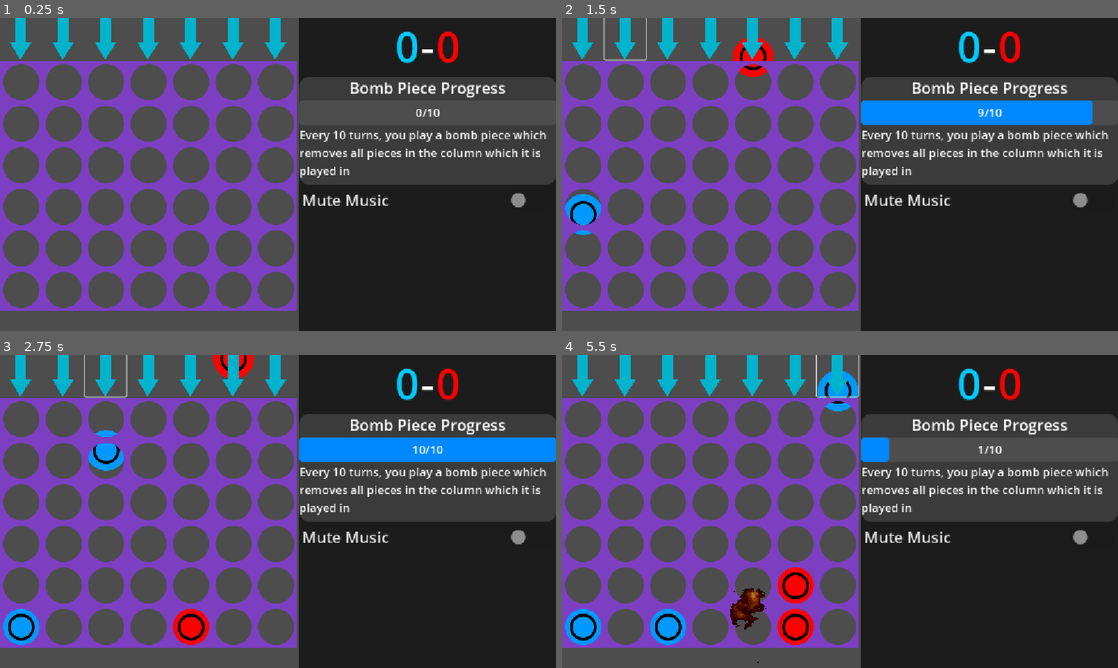
Above: before the commit, frames 1-4 (two rows, left to right).
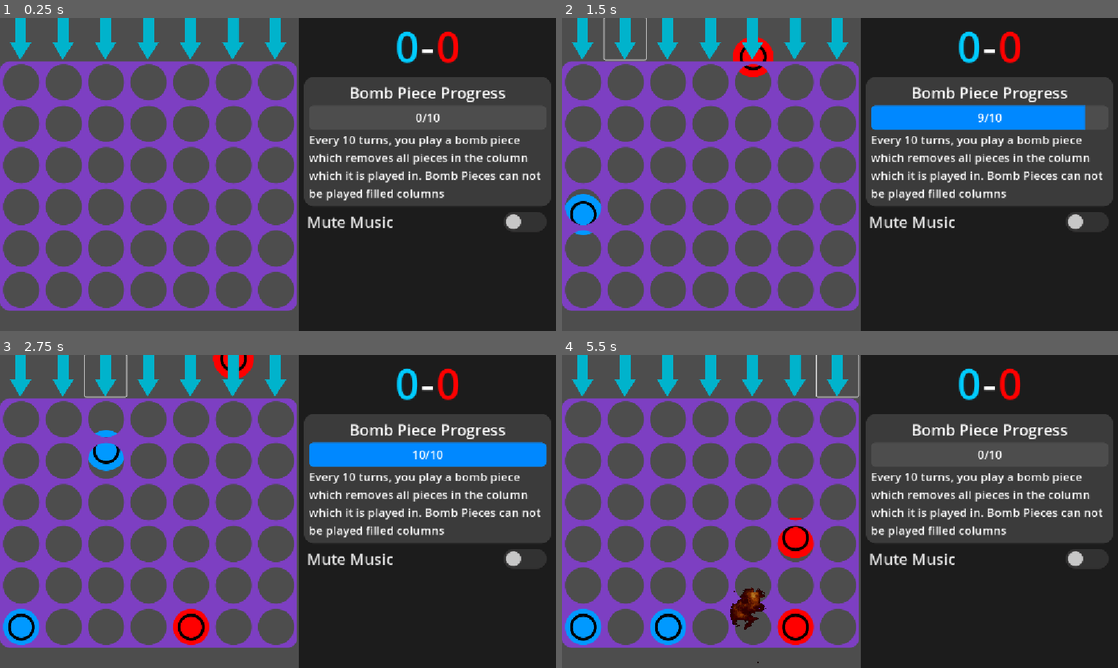
Above: after the commit, the same moments.

Repository: Emarald64/connect-4
Game: Godot game, scene res://scenes/main.tscn
Same seed, same stepped clock (60 frames per second), same inputs: the game is played once before the commit and once after it. Sound files missing from this copy of the repository are replaced by a short silence.
Inputs (mouse positions are in pixels of both pictures, inside the frame that each line leads up to):
- Up to frame 1 (0.25 s): no input
- Up to frame 2 (1.5 s): click (584, 39) at 0.5 s; click (623, 39) at 1.27 s
- Up to frame 3 (2.75 s): click (105, 376) at 2.02 s
- Up to frame 4 (5.5 s): click (712, 376) at 2.77 s; click (751, 376) at 3.52 s; click (795, 376) at 4.27 s; click (840, 376) at 5.02 s

The runs differ from the first frame. In frame 1, 7.4% of the frame differs, in the area x 0-100%, y 13-94%; in frame 2, 9.1%; in frame 3, 9.3%; in frame 4, 9.4%, in the area x 0-100%, y 5-94%.

Commit message:
added win text and fixed pieces dropped immediately after bombs

Diff:
--- a/scenes/bomb_piece.gd
+++ b/scenes/bomb_piece.gd
@@ -8,9 +8,12 @@
 	#var worldTargetPos=convertBoardPosToWorldPos(targetPos)
 	#print(str(worldTargetPos.x-position.x)+','+str(worldTargetPos.y-position.y))
 	if abs(position.y-convertBoardPosToWorldPos(targetPos).y)<10:
-		for y in range(targetPos.y,6):
-			if physicsPieces[y][targetPos.x]!=null:
-				physicsPieces[y][targetPos.x].get_node('AnimationPlayer').play('explosion')
+		for y in range(targetPos.y+1,6):
+			var piece=physicsPieces[y][targetPos.x]
+			if piece!=null and piece is RigidBody2D:
+				piece.set_collision_layer_value(1,false)
+				piece.gravity_scale=0.0
+				piece.get_node('AnimationPlayer').play('explosion')
 			board[y][targetPos.x].filled=false
 		queue_free()
 		get_node('../SFXPLayer').stream=preload("res://assets/deltarune-explosion.mp3")
--- a/scenes/main.gd
+++ b/scenes/main.gd
@@ -47,6 +47,7 @@
 	while row<5 and not slots[row+1][col].filled:
 		row+=1
 	if bombPieceProgress>=10 and not red:
+		# play bomb piece
 		var piece=preload("res://scenes/bomb_piece.tscn").instantiate()
 		piece.position=Vector2((col*88)+44,0)
 		piece.get_node("Sprite2D").self_modulate=Color(1,0,0) if red else Color(0.0, 0.6, 1.0, 1.0)
@@ -54,6 +55,7 @@
 		add_child(piece)
 		bombPieceProgress=0
 		updateBombProgress()
+		$"Placing Cooldown".wait_time=1
 	else:
 		slots[row][col].filled=true
 		slots[row][col].red=red
@@ -62,6 +64,7 @@
 		piece.get_node('Sprite2D').modulate=Color(1,0,0) if red else Color(0.0, 0.6, 1.0, 1.0)
 		add_child(piece)
 		physicsPieces[row][col]=piece
+		$"Placing Cooldown".wait_time=0.5
 		if not red:
 			bombPieceProgress+=1
 			updateBombProgress()
@@ -71,7 +74,7 @@
 		for i in range(2):
 				var linePoint:=Vector2(winningLine[i])
 				linePoint.x=(linePoint.x*88)+44
-				linePoint.y=(linePoint.y*86)+129
+				linePoint.y=(linePoint.y*86)+133
 				print(winningLine[i])
 				print(linePoint)
 				$Line2D.set_point_position(i,linePoint)
@@ -86,13 +89,19 @@
 				%BlueScore.text=str(blueScore)
 				$SFXPLayer.volume_db=-10
 				$SFXPLayer.stream=preload("res://assets/tada.mp3")
+				$"Winner Label".text="YOU WIN!"
 			elif score==scoreOutcome.red:
 				$GPUParticles2D.process_material.color=Color.RED
 				redScore+=1
 				%RedScore.text=str(redScore)
 				$SFXPLayer.volume_db=-15
 				$SFXPLayer.stream=preload("res://assets/buzzer.mp3")
-		$SFXPLayer.play()
+				$"Winner Label".text="YOU LOSE!"
+			$SFXPLayer.play()
+		else:
+			$"Winner Label".text="DRAW!"
+			$GPUParticles2D.process_material.color=Color.DIM_GRAY
+		$AnimationPlayer.play('display winner')
 		$GPUParticles2D.emitting=true
 		bombPieceProgress=0
 		updateBombProgress()
@@ -130,7 +139,7 @@
 		for x in range(4):
 			if slots[y][x+3].red==slots[y+1][x+2].red and slots[y][x+3].red==slots[y+2][x+1].red and slots[y][x+3].red==slots[y+3][x].red and slots[y+3][x].filled and slots[y+2][x+1].filled and slots[y+1][x+2].filled and slots[y][x+3].filled:
 				winningLine=[Vector2i(x+3,y),Vector2i(x,y+3)]
-				return scoreOutcome.red if slots[y][x].red else scoreOutcome.blue
+				return scoreOutcome.red if slots[y][x+3].red else scoreOutcome.blue
 
 	# draws
 	var willDraw=true
@@ -170,3 +179,10 @@
 func updateBombProgress()->void:
 	%BombPieceProgress.value=bombPieceProgress
 	%BombPieceProgress/Label.text=str(bombPieceProgress)+'/10'
+	var fillStylebox=%BombPieceProgress.get_theme_stylebox('fill')
+	if bombPieceProgress==10:
+		fillStylebox.corner_radius_top_right=10
+		fillStylebox.corner_radius_bottom_right=10
+	else:
+		fillStylebox.corner_radius_top_right=0
+		fillStylebox.corner_radius_bottom_right=0
--- a/scenes/main.tscn
+++ b/scenes/main.tscn
@@ -9,10 +9,26 @@
 [ext_resource type="AudioStream" uid="uid://6fgbmn26hey7" path="res://assets/music/Cave Story.ogg" id="7_ya4ey"]
 [ext_resource type="AudioStream" uid="uid://h466ulpdbuvu" path="res://assets/music/1.10 Studiopolis Zone Act 1.mp3" id="8_eb6dy"]
 
+[sub_resource type="StyleBoxFlat" id="StyleBoxFlat_eb6dy"]
+content_margin_left = 0.0
+content_margin_top = 0.0
+content_margin_right = 0.0
+content_margin_bottom = 0.0
+corner_radius_top_left = 20
+corner_radius_top_right = 20
+corner_radius_bottom_right = 20
+corner_radius_bottom_left = 20
+
 [sub_resource type="StyleBoxFlat" id="StyleBoxFlat_tipki"]
+content_margin_left = 10.0
+content_margin_right = 10.0
 bg_color = Color(0.11, 0.11, 0.11, 1)
 
 [sub_resource type="StyleBoxFlat" id="StyleBoxFlat_85g3d"]
+content_margin_left = 10.0
+content_margin_top = 10.0
+content_margin_right = 10.0
+content_margin_bottom = 10.0
 bg_color = Color(0.23, 0.23, 0.23, 1)
 corner_radius_top_left = 20
 corner_radius_top_right = 20
@@ -25,10 +41,10 @@
 content_margin_right = 2.0
 content_margin_bottom = 2.0
 bg_color = Color(0.3019608, 0.3019608, 0.3019608, 1)
-corner_radius_top_left = 6
-corner_radius_top_right = 6
-corner_radius_bottom_right = 6
-corner_radius_bottom_left = 6
+corner_radius_top_left = 10
+corner_radius_top_right = 10
+corner_radius_bottom_right = 10
+corner_radius_bottom_left = 10
 corner_detail = 6
 
 [sub_resource type="StyleBoxFlat" id="StyleBoxFlat_ya4ey"]
@@ -37,10 +53,8 @@
 content_margin_right = 2.0
 content_margin_bottom = 2.0
 bg_color = Color(0, 0.53333336, 1, 1)
-corner_radius_top_left = 6
-corner_radius_top_right = 6
-corner_radius_bottom_right = 6
-corner_radius_bottom_left = 6
+corner_radius_top_left = 10
+corner_radius_bottom_left = 10
 corner_detail = 6
 
 [sub_resource type="DPITexture" id="DPITexture_trceg"]
@@ -97,6 +111,43 @@
 stream_2/stream = ExtResource("7_ya4ey")
 stream_3/stream = ExtResource("8_eb6dy")
 
+[sub_resource type="Animation" id="Animation_tipki"]
+resource_name = "display winner"
+length = 2.0
+tracks/0/type = "value"
+tracks/0/imported = false
+tracks/0/enabled = true
+tracks/0/path = NodePath("Winner Label:position")
+tracks/0/interp = 1
+tracks/0/loop_wrap = true
+tracks/0/keys = {
+"times": PackedFloat32Array(0.0044140816, 0.5044141, 1.5044141, 2),
+"transitions": PackedFloat32Array(1, 1, 1, 1),
+"update": 0,
+"values": [Vector2(0, 647), Vector2(0, 299), Vector2(0, 299), Vector2(0, 647)]
+}
+
+[sub_resource type="Animation" id="Animation_85g3d"]
+length = 0.001
+tracks/0/type = "value"
+tracks/0/imported = false
+tracks/0/enabled = true
+tracks/0/path = NodePath("Winner Label:position")
+tracks/0/interp = 1
+tracks/0/loop_wrap = true
+tracks/0/keys = {
+"times": PackedFloat32Array(0),
+"transitions": PackedFloat32Array(1),
+"update": 0,
+"values": [Vector2(0, 647)]
+}
+
+[sub_resource type="AnimationLibrary" id="AnimationLibrary_choun"]
+_data = {
+&"RESET": SubResource("Animation_85g3d"),
+&"display winner": SubResource("Animation_tipki")
+}
+
 [node name="main" type="Control"]
 layout_mode = 3
 anchors_preset = 15
@@ -123,7 +174,12 @@
 layout_mode = 2
 theme_override_constants/separation = 2
 
-[node name="Board" type="TextureRect" parent="HBoxContainer/VBoxContainer"]
+[node name="PanelContainer" type="PanelContainer" parent="HBoxContainer/VBoxContainer"]
+clip_children = 1
+layout_mode = 2
+theme_override_styles/panel = SubResource("StyleBoxFlat_eb6dy")
+
+[node name="Board" type="TextureRect" parent="HBoxContainer/VBoxContainer/PanelContainer"]
 custom_minimum_size = Vector2(616, 516)
 layout_mode = 2
 mouse_default_cursor_shape = 2
@@ -151,7 +207,7 @@
 theme_override_font_sizes/font_size = 86
 text = "0"
 
-[node name="Devider" type="Label" parent="HBoxContainer/PanelContainer/VBoxContainer/HBoxContainer"]
+[node name="Divider" type="Label" parent="HBoxContainer/PanelContainer/VBoxContainer/HBoxContainer"]
 layout_mode = 2
 theme_override_font_sizes/font_size = 86
 text = "-"
@@ -202,12 +258,13 @@
 custom_minimum_size = Vector2(50, 120)
 layout_mode = 2
 theme_override_font_sizes/font_size = 24
-text = "Every 10 turns, you play a bomb piece which removes all pieces in the column which it is played in"
+text = "Every 10 turns, you play a bomb piece which removes all pieces in the column which it is played in. Bomb Pieces can not be played filled columns"
 autowrap_mode = 2
 
 [node name="Mute Button" type="CheckButton" parent="HBoxContainer/PanelContainer/VBoxContainer"]
 layout_mode = 2
 theme_override_font_sizes/font_size = 32
+theme_override_colors/button_unchecked_color = Color(2.807, 2.753, 2.753, 1)
 theme_override_icons/checked = SubResource("DPITexture_trceg")
 theme_override_icons/unchecked = SubResource("DPITexture_a8y0u")
 text = "Mute Music"
@@ -251,7 +308,20 @@
 volume_db = -20.0
 autoplay = true
 
-[connection signal="boardClicked" from="HBoxContainer/VBoxContainer/Board" to="." method="moveWithChangingColor"]
+[node name="Winner Label" type="Label" parent="."]
+layout_mode = 1
+offset_top = 647.0
+offset_right = 611.0
+offset_bottom = 735.0001
+theme_override_font_sizes/font_size = 64
+horizontal_alignment = 1
+
+[node name="AnimationPlayer" type="AnimationPlayer" parent="."]
+libraries = {
+&"": SubResource("AnimationLibrary_choun")
+}
+
+[connection signal="boardClicked" from="HBoxContainer/VBoxContainer/PanelContainer/Board" to="." method="moveWithChangingColor"]
 [connection signal="toggled" from="HBoxContainer/PanelContainer/VBoxContainer/Mute Button" to="Music" method="set_stream_paused"]
 [connection signal="timeout" from="Placing Cooldown" to="." method="checkPlayComputerMove"]
 [connection signal="finished" from="Music" to="Music" method="play" binds= [0.0]]
--- a/scenes/piece.tscn
+++ b/scenes/piece.tscn
@@ -81,6 +81,33 @@
 "speed": 10.0
 }]
 
+[sub_resource type="Animation" id="Animation_kdnln"]
+length = 0.001
+tracks/0/type = "value"
+tracks/0/imported = false
+tracks/0/enabled = true
+tracks/0/path = NodePath("Explosion:visible")
+tracks/0/interp = 1
+tracks/0/loop_wrap = true
+tracks/0/keys = {
+"times": PackedFloat32Array(0),
+"transitions": PackedFloat32Array(1),
+"update": 1,
+"values": [false]
+}
+tracks/1/type = "value"
+tracks/1/imported = false
+tracks/1/enabled = true
+tracks/1/path = NodePath("Sprite2D:visible")
+tracks/1/interp = 1
+tracks/1/loop_wrap = true
+tracks/1/keys = {
+"times": PackedFloat32Array(0),
+"transitions": PackedFloat32Array(1),
+"update": 1,
+"values": [true]
+}
+
 [sub_resource type="Animation" id="Animation_t8wl3"]
 resource_name = "explosion"
 length = 1.5
@@ -137,33 +164,6 @@
 }]
 }
 
-[sub_resource type="Animation" id="Animation_kdnln"]
-length = 0.001
-tracks/0/type = "value"
-tracks/0/imported = false
-tracks/0/enabled = true
-tracks/0/path = NodePath("Explosion:visible")
-tracks/0/interp = 1
-tracks/0/loop_wrap = true
-tracks/0/keys = {
-"times": PackedFloat32Array(0),
-"transitions": PackedFloat32Array(1),
-"update": 1,
-"values": [false]
-}
-tracks/1/type = "value"
-tracks/1/imported = false
-tracks/1/enabled = true
-tracks/1/path = NodePath("Sprite2D:visible")
-tracks/1/interp = 1
-tracks/1/loop_wrap = true
-tracks/1/keys = {
-"times": PackedFloat32Array(0),
-"transitions": PackedFloat32Array(1),
-"update": 1,
-"values": [true]
-}
-
 [sub_resource type="AnimationLibrary" id="AnimationLibrary_08gx5"]
 _data = {
 &"RESET": SubResource("Animation_kdnln"),
Not shown: 1 places in scenes/main.tscn that only renumber resources
